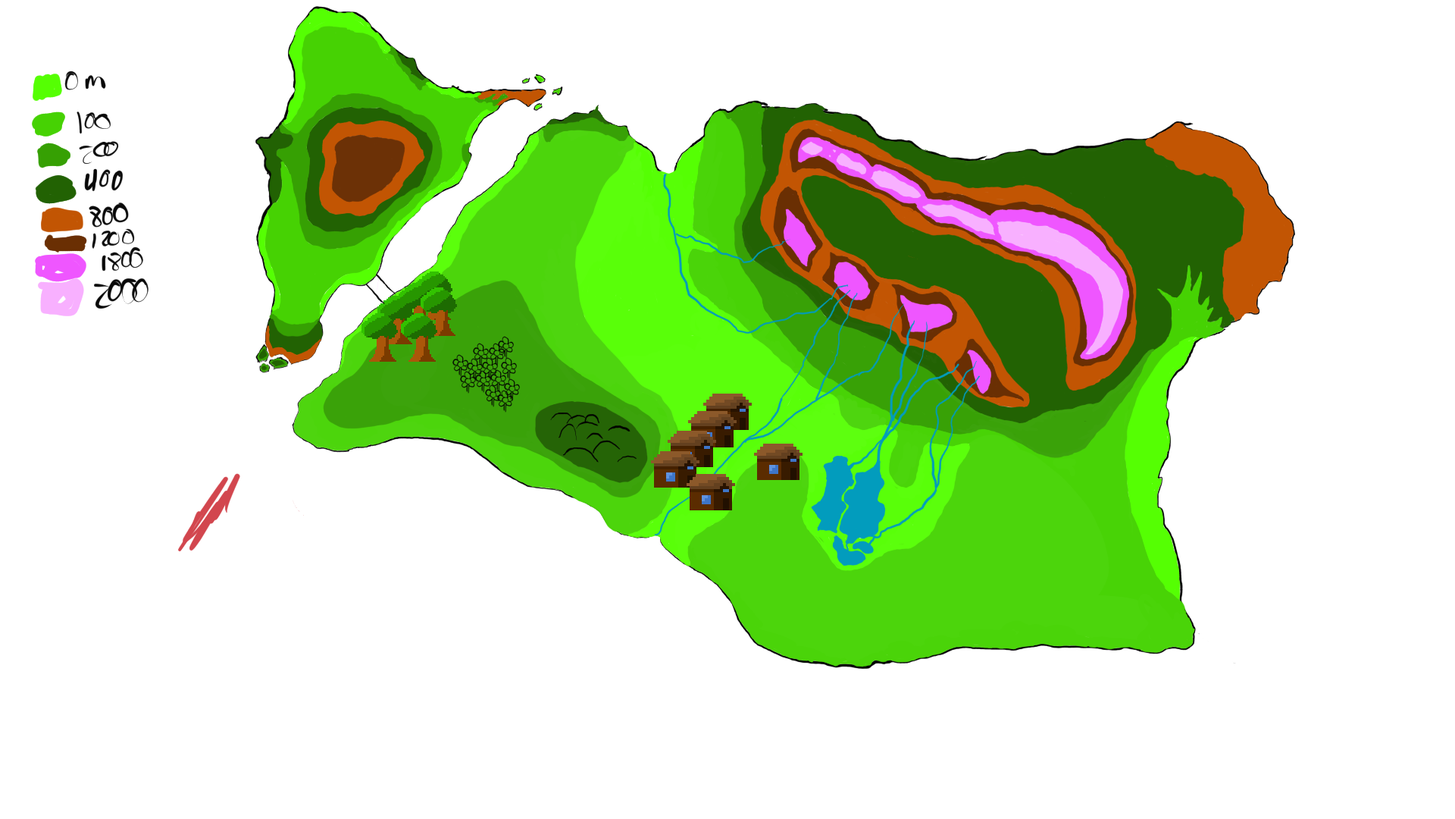
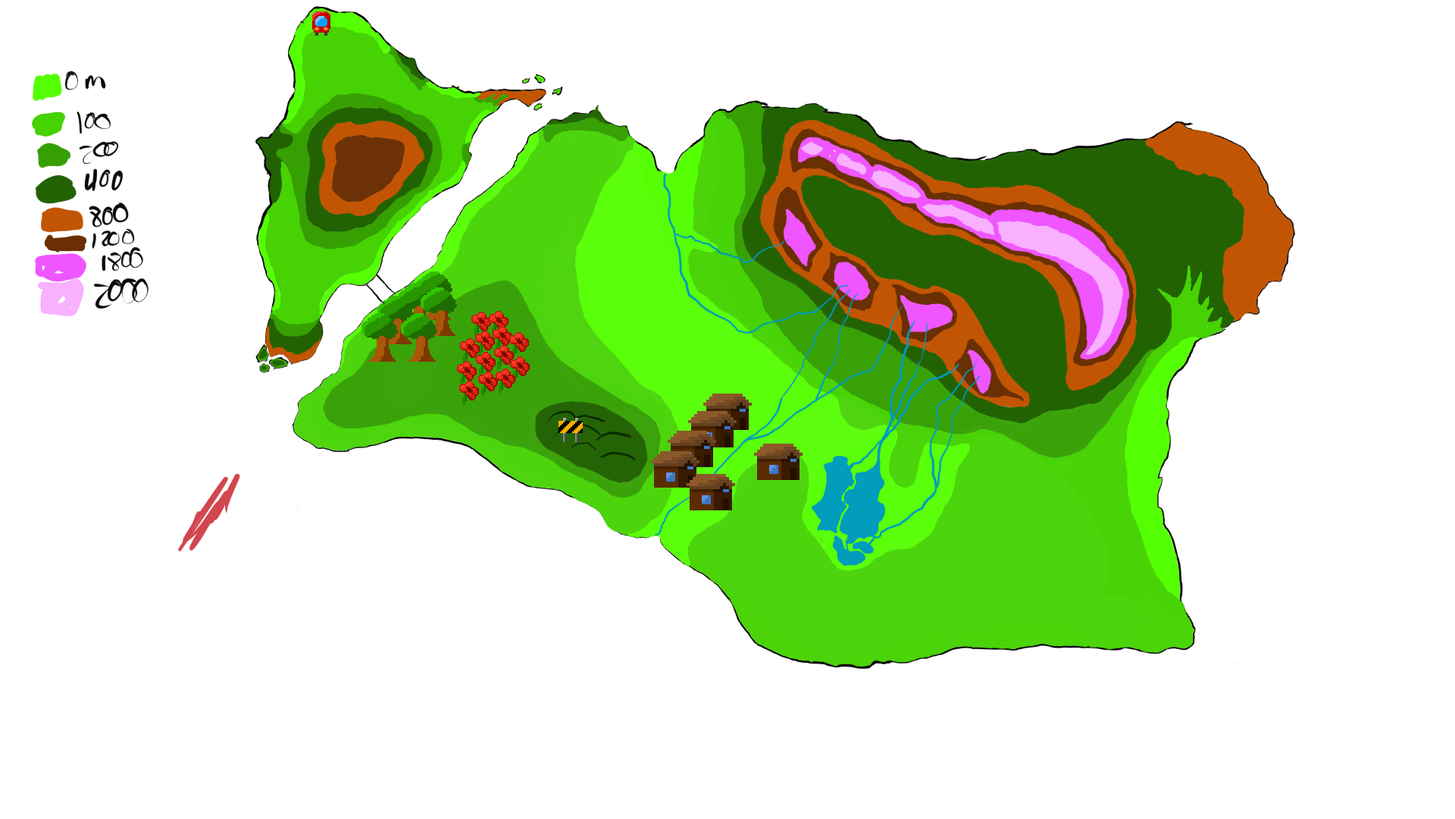
Layers edited between the first and the second 1455×819 image:
painted on "ElementosHumanos" over box(299, 10, 637, 463)
painted on "ElementosNaturales" over box(452, 310, 637, 463)
painted on "Agua" over box(630, 435, 637, 461)
painted on "Altitud" over box(299, 10, 637, 463)
painted on "FormaMapa" over box(299, 10, 637, 463)
